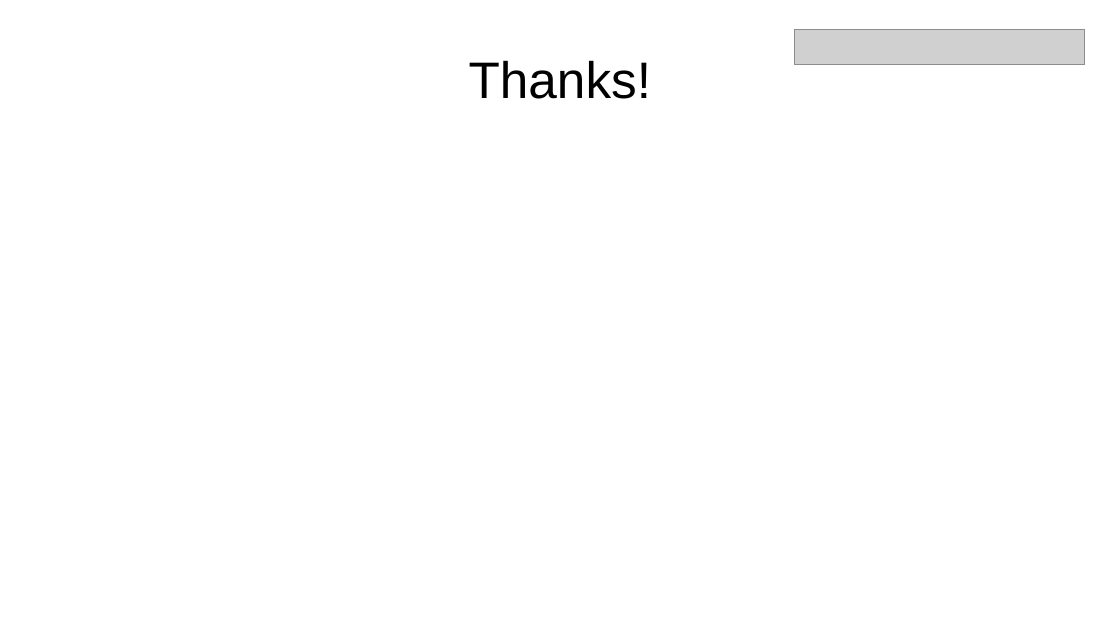
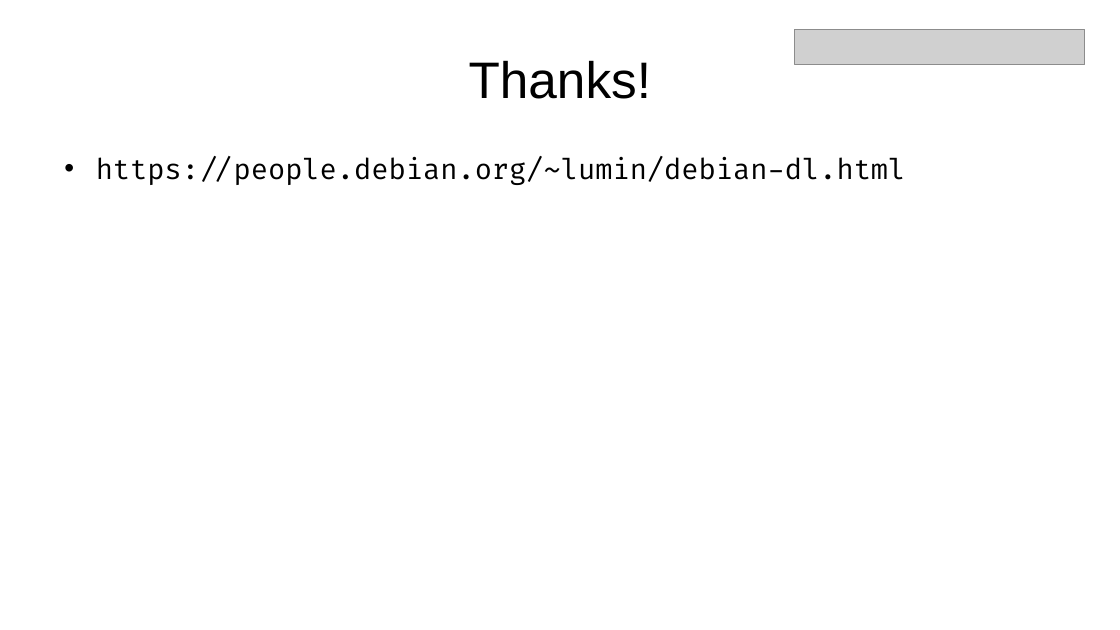
Before and after one commit to cdluminate/cdluminate, a slide deck: slide 7 of Dc20DeepLearning.pptx (slide 5 before the commit). Drawn at 1120x630 pixels with LibreOffice and Linux fonts; fonts in the diff are those of the drawing; grey boxes stand for pictures. Boxes give left, top, right and bottom in pixels: in the first picture for what was removed or moved away, otherwise in the second. Text is boxed around its words. In the diff, an @@ line names an element or a change of style, - is before the commit and + after.

Commit message:
update

```diff
--- a/Dc20DeepLearning.pptx
+++ b/Dc20DeepLearning.pptx
@@ text added at [96,156,906,185], 24 pt, text #000000 @@
+• https://people.debian.org/~lumin/debian-dl.html
```
Also in this commit, not shown: 1 other slide changed, 2 slides added.
